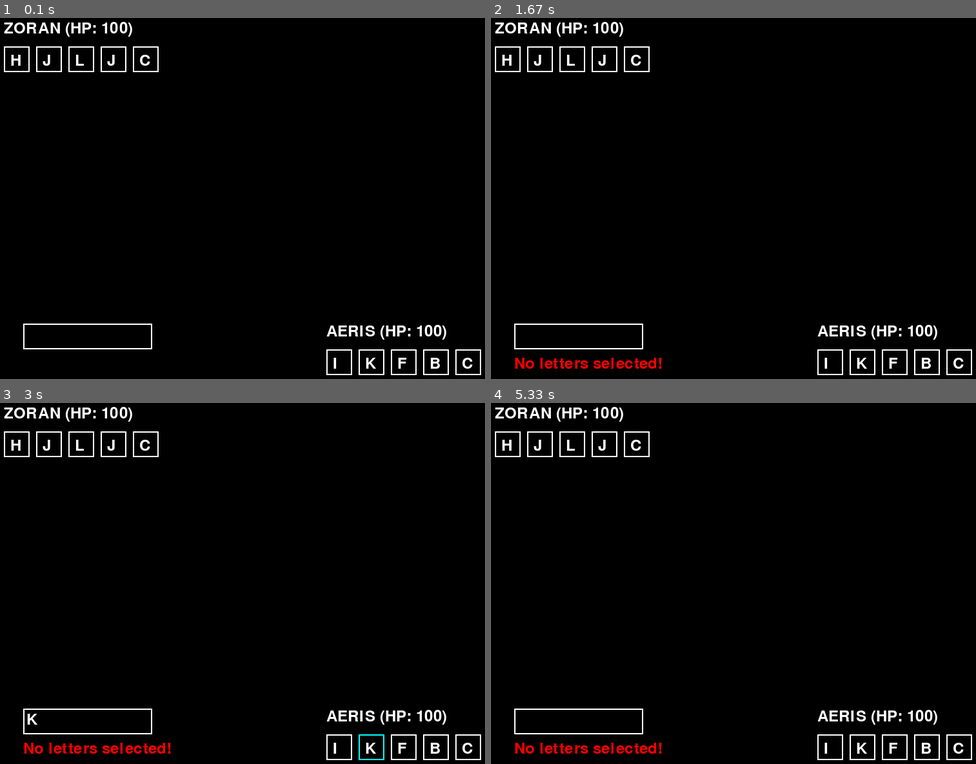
Above: before the commit, frames 1-4 (two rows, left to right).
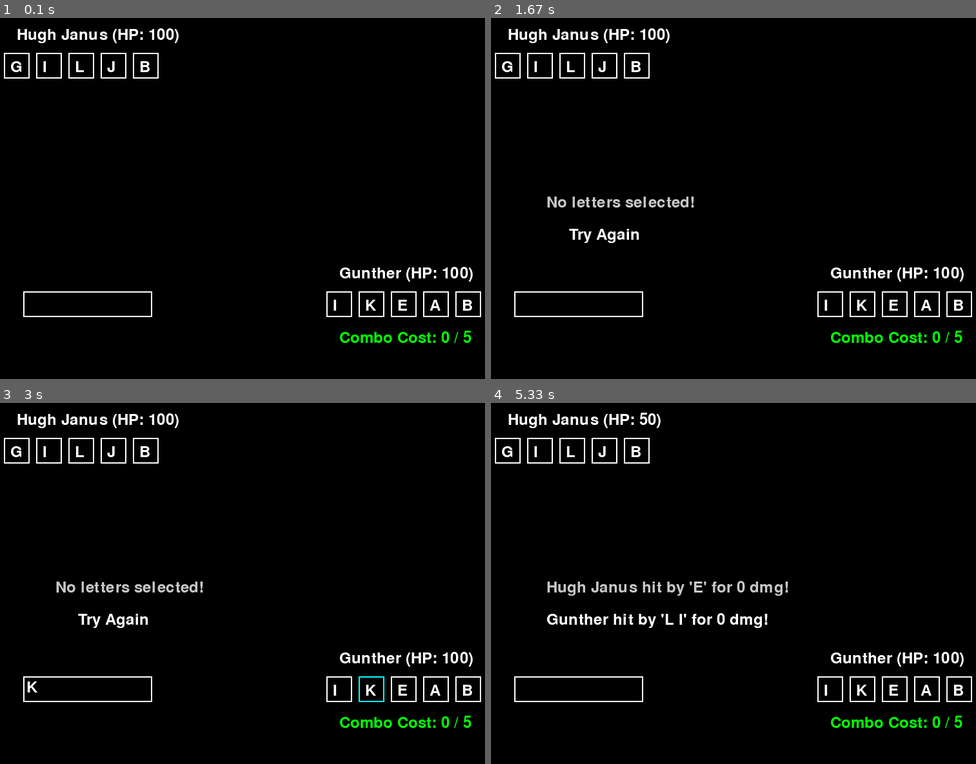
Above: after the commit, the same moments.

Repository: LWhite200/pygames
Game: pygame game, started from WordBound/WordBound.py
The game is run twice, just before and just after one commit, with the same random seed, the same clock (stepped at 60 frames per second) and the same inputs.
Inputs (mouse positions are in pixels of both pictures, inside the frame that each line leads up to):
- Up to frame 1 (0.1 s): no input
- Up to frame 2 (1.67 s): tap Enter at 0.33, 1, 1.4 s; click "I" at 0.72 s
- Up to frame 3 (3 s): tap Enter at 1.7 s; click "K" at 2.72 s
- Up to frame 4 (5.33 s): tap Enter at 3.07, 3.37, 3.97, 4.3, 4.6, 5.07 s; click (917, 680) at 3.62 s; click (893, 688) at 4.72 s, where only the run after the commit has a clickable "E"

The runs differ from the first frame. In frame 1, 4.1% of the frame differs, in the area x 0-100%, y 1-99%; in frame 2, 5.3%; in frame 3, 5.3%; in frame 4, 5.9%.

Commit message:
Add files via upload

Diff:
--- a/WordBound/WordBound.py
+++ b/WordBound/WordBound.py
@@ -19,14 +19,34 @@
 # Fonts
 font = pygame.font.Font(None, 36)
 
+def color_mapping(color_name):
+    color_dict = {
+        "red": (255, 0, 0),
+        "orange": (255, 165, 0),
+        "yellow": (255, 255, 0),
+        "green": (0, 255, 0),
+        "blue": (0, 0, 255),
+        "purple": (128, 0, 128),
+        "black": (50, 50, 50),
+        "white": (255, 255, 255),
+        "grey": (169, 169, 169),
+        None: (20, 20, 20),
+    }
+    return color_dict.get(color_name, (0, 0, 0))
+
 # Letter class
 class Letter:
     def __init__(self, char):
         self.char = char.upper()
-        self.type = random.randint(0, 11)  # Random type for variety - do later
+        self.color1 = self.ranColor()    # the type of each letter
         self.power = 50 if self.char in ["A", "B"] else 0
-        self.tier = random.randint(0, 5)
+        self.tier = random.randint(0, 2) # the stamina it takes to use in a combo
+        print(str(self.tier))
         self.accuracy = 100
+
+    def ranColor(self):
+        colors = ["red", "orange", "yellow", "green", "blue", "purple", "white", "grey"]
+        return random.choice(colors)
 
     def draw(self, x, y, selected=False):
         color = BLUE if selected else WHITE
@@ -34,7 +54,6 @@
         text = font.render(self.char, True, WHITE)
         screen.blit(text, (x + 10, y + 10))
 
-# Deity class
 class Deity:
     def __init__(self, name, letters):
         self.name = name
@@ -52,14 +71,35 @@
         if self.curHP < 0:
             self.curHP = 0
 
-    def draw(self, x, y):
+    def draw(self, x, y, isPlayer1):
         text = font.render(f"{self.name} (HP: {self.curHP})", True, WHITE)
-        screen.blit(text, (x, y))
+        screen.blit(text, (x + 20, y + 10))
+
+        # Draw letters
         for i, letter in enumerate(self.letters):
-            letter.draw(x + i * 50, y + 40, letter in self.selected_letters)
+            letter.draw(x + i * 50, y + 50, letter in self.selected_letters)
+
+        # Display combo stamina
+        if isPlayer1:
+            stamina_cost = player1.calculate_combo_stamina_cost()
+            color = GREEN if stamina_cost <= self.comboStamina else RED
+            stamina_text = font.render(f"Combo Cost: {stamina_cost} / {self.comboStamina}", True, color)
+            screen.blit(stamina_text, (x + 20, y + 110))
+
+    def calculate_combo_stamina_cost(self):
+        # Only calculate stamina cost if more than one letter is selected
+        if len(self.selected_letters) > 1:
+            return sum(letter.tier for letter in self.selected_letters)
+        return 0  # No cost for a single letter
+
+    def update_stamina(self, cost):
+        self.comboStamina -= cost
+        if self.comboStamina < 0:
+            self.comboStamina = 0
+
 
 def get_random_letters():
-    letter_options = ['A', 'B', 'C', 'D', 'E', 'F', 'G', 'H', 'I', 'J', 'K', 'L']
+    letter_options = ['A', 'A', 'B', 'B', 'C', 'D', 'E', 'F', 'G', 'H', 'I', 'J', 'K', 'L']
     return [Letter(random.choice(letter_options)) for _ in range(5)]
 
 
@@ -69,40 +109,43 @@
     chosen_letters = random.sample(enemy.letters, num_letters)
     return chosen_letters
 
-player1 = Deity("AERIS", get_random_letters())
-player2 = Deity("ZORAN", get_random_letters())
+player1 = Deity("Gunther", get_random_letters())
+player2 = Deity("Hugh Janus", get_random_letters())
 
 cur_word = []
-message = ""
+message1 = ""
+message2 = ""
 
 playX = 520
 enemX = 20
 
-playY = 500
+playY = 400
 enemY = 30
+
+buttonY = 50
 
 def calculate_damage(word):
     # Simple damage calculation: sum of the power of the letters
     return sum(letter.power for letter in word)
 
 def main():
-    global cur_word, message
+    global cur_word, message1, message2
 
     running = True
     playerChoose = True
     while running:
         screen.fill(BLACK)
 
+        # Handle player input
         for event in pygame.event.get():
             if event.type == pygame.QUIT:
                 running = False
 
-            # What moves the player chooses - button clicking
             elif event.type == pygame.MOUSEBUTTONDOWN:
                 if event.button == 1:
                     for i, letter in enumerate(player1.letters):
                         x = playX + i * 50
-                        y = playY + 50
+                        y = playY + buttonY
 
                         if x <= event.pos[0] <= x + 40 and y <= event.pos[1] <= y + 40:
                             if letter not in cur_word:
@@ -111,7 +154,13 @@
 
             elif event.type == pygame.KEYDOWN:
                 if event.key == pygame.K_RETURN:
-                    playerChoose = False
+                    # Calculate stamina cost for the selected letters
+                    stamina_cost = player1.calculate_combo_stamina_cost()
+
+                    if stamina_cost <= player1.comboStamina:
+                        # If more than 1 letter is selected and enough stamina
+                        playerChoose = False
+                        player1.update_stamina(stamina_cost)
 
                 elif event.key == pygame.K_BACKSPACE:
                     if cur_word:
@@ -122,53 +171,66 @@
         if not playerChoose:
             if cur_word:
 
-                enem_choice = enemy_choose_letters(player2)
-
-                firstGroup = cur_word
-                secondGroup = enem_choice
-
-                firstPlayer, secondPlayer = (player1, player2) if player1.speed >= player2.speed else (player2, player1)
-                firstGroup, secondGroup = (cur_word, enem_choice) if player1.speed >= player2.speed else (enem_choice, cur_word)
-
-                dmg1 = calculate_damage(firstGroup)
-                secondPlayer.take_damage(dmg1)
-
-                dmg2 = calculate_damage(secondGroup)
-                firstPlayer.take_damage(dmg2)
+
+                p1, p2 = player1, player2
+                move1, move2 = cur_word, enemy_choose_letters(player2)
+
+                # flip if opposing player fastter
+                if player2.speed > player1.speed:
+                    p1, p2 = player2, player1
+                    move1, move2 = move2, move1
+
+                dmg1 = calculate_damage(move1)
+                p2.take_damage(dmg1)
+
+                dmg2 = calculate_damage(move2)
+                p1.take_damage(dmg2)
 
                 cur_word = []
                 player1.selected_letters = []
-                message = f"{firstPlayer.name} attacks first! Damage dealt: {dmg1}"
+                message1 = f"{p2.name} hit by '{' '.join([letter.char for letter in move1])}' for {dmg1} dmg!"
+                message2 = f"{p1.name} hit by '{' '.join([letter.char for letter in move2])}' for {dmg2} dmg!"
+
             else:
-                message = "No letters selected!"
+                message1 = "No letters selected!"
+                message2 = "     Try Again"
 
             playerChoose = True  # Reset for the next turn
 
         # Draw players
-        player1.draw(playX, playY)
-        player2.draw(enemX, enemY)
+        player1.draw(playX, playY, True)
+        player2.draw(enemX, enemY, False)
 
         # Draw input word
-        input_box = pygame.Rect(50, 500, 200, 40)
+        input_box = pygame.Rect(50, playY + buttonY, 200, 40)
         pygame.draw.rect(screen, WHITE, input_box, 2)
         input_word = "".join([letter.char for letter in cur_word])
         input_surface = font.render(input_word, True, WHITE)
         screen.blit(input_surface, (input_box.x + 5, input_box.y + 5))
 
-        # Draw message
-        message_surface = font.render(message, True, RED)
-        screen.blit(message_surface, (50, 550))
+        # Draw messages ------------
+        def drawMessage():
+            message_surface = font.render(message1, True, (200,200,200))
+            screen.blit(message_surface, (100, HEIGHT // 2))
+            message_surface = font.render(message2, True, WHITE)
+            screen.blit(message_surface, (100, HEIGHT // 2 + 50))
 
         # Check for game over
         if player1.curHP <= 0:
-            message = f"{player2.name} wins!"
+            message1 = f"{player2.name}   WINS!!!!"
+            message2 = ""
             running = False
         elif player2.curHP <= 0:
-            message = f"{player1.name} wins!"
+            message2 = f"{player1.name}   WINS!!!!"
+            message2 = ""
             running = False
+
+        drawMessage()
 
         # Update display
         pygame.display.flip()
+
+    pygame.time.delay(3000)  # Wait for 1000 milliseconds (1 second)
 
     # Quit PyGame
     pygame.quit()
